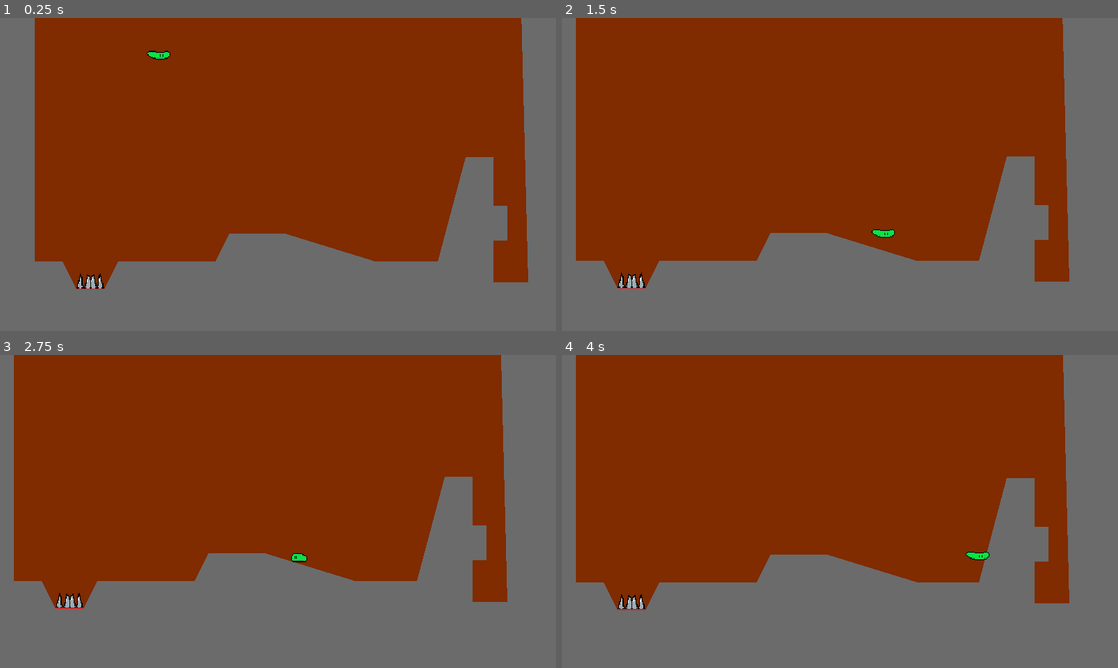
Above: before the commit, frames 1-4 (two rows, left to right).
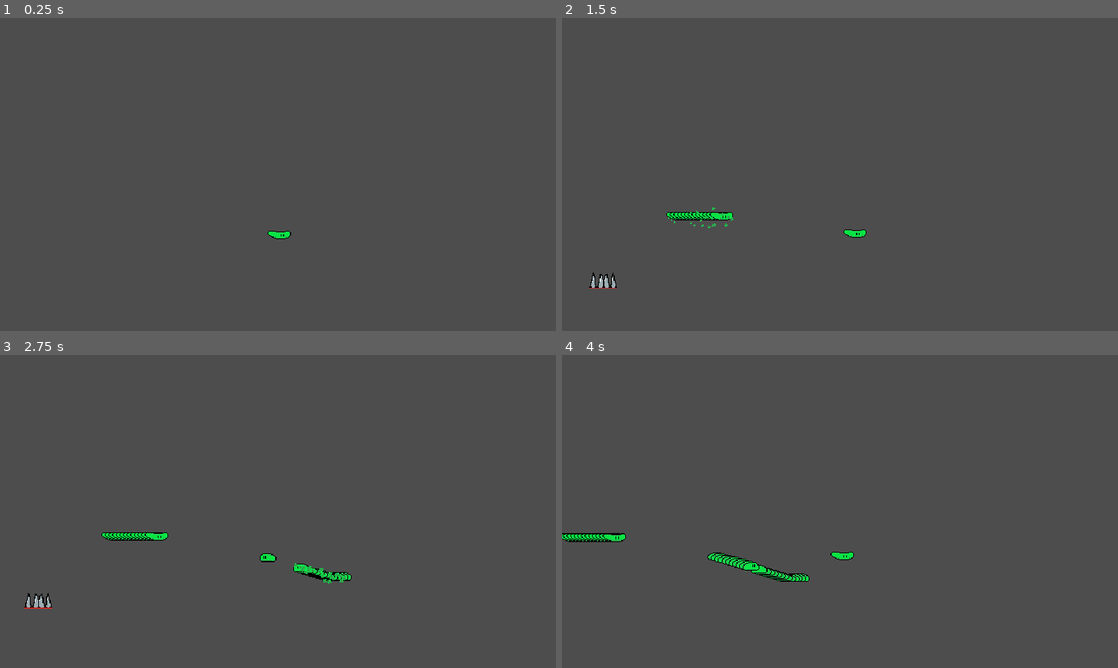
Above: after the commit, the same moments.

Repository: bruhmoment0987654321/TSSANDTLB_Godot
Game: Godot game, scene res://World/world.tscn
Same seed, same stepped clock (60 frames per second), same inputs: the game is played once before the commit and once after it.
Inputs:
- Up to frame 1 (0.25 s): no input
- Up to frame 2 (1.5 s): hold Shift (run) 0.53-1.28 s; hold D (right) from 0.53 s (still down); tap K (dash) at 0.6 s; tap Space (jump) at 0.77, 1.07 s; tap Shift (run) at 1.35 s
- Up to frame 3 (2.75 s): tap Space (jump) at 1.52, 1.55, 1.82, 2.1 s; release D (right) at 2.03 s; hold A (left) from 2.03 s (still down); tap K (dash) at 2.3 s
- Up to frame 4 (4 s): release A (left) at 2.78 s; hold D (right) from 2.78 s (still down); tap K (dash) at 2.85 s; tap Space (jump) at 3.02, 3.32, 3.77, 3.8 s; tap Shift (run) at 3.05 s; hold Shift (run) from 3.53 s (still down)

The runs differ from the first frame. In frame 1, 100% of the frame differs, in the area x 0-100%, y 0-100%; in frame 2, 100%; in frame 3, 100%; in frame 4, 100%.
Error after the commit: Invalid assignment of property or key 'limit_top' with value of type 'int' on a base object of type 'null instance'. (res://World/world.gd:14)

Commit message:
making the dash look better

Diff:
--- a/Player/PlayerMovementData.gd
+++ b/Player/PlayerMovementData.gd
@@ -8,4 +8,3 @@
 @export var gravity_acceleration = 1.1
 @export var air_resistance = 200
 @export var run_multiplier = 1.6
-@export var running = false
--- /dev/null
+++ b/Player/Scenes/ghost_trail.tscn
@@ -0,0 +1,8 @@
+[gd_scene load_steps=2 format=3 uid="uid://h2xp4gfs1i1l"]
+
+[ext_resource type="Script" path="res://Sprite.gd" id="1_jqck2"]
+
+[node name="Sprite" type="Sprite2D"]
+show_behind_parent = true
+position = Vector2(0, -16)
+script = ExtResource("1_jqck2")
--- /dev/null
+++ b/Player/Shaders/dash_flash.gdshader
@@ -0,0 +1,13 @@
+shader_type canvas_item;
+
+uniform vec4 flash_color: source_color = vec4(1.0);
+uniform float flash_modifier: hint_range(0.0, 1.0, 0.1) = 1;
+uniform vec2 global_coordinate = vec2(0,0);
+void vertex(){
+
+}
+void fragment() {
+	vec4 color = texture(TEXTURE,UV);
+	color.rgb = mix(color.rgb,flash_color.rgb,flash_modifier);
+	COLOR = color;
+}
--- a/Player/Slime_Player/Scenes/slime_player.tscn
+++ b/Player/Slime_Player/Scenes/slime_player.tscn
@@ -1,10 +1,12 @@
-[gd_scene load_steps=18 format=3 uid="uid://4umvkjl17kdk"]
+[gd_scene load_steps=21 format=3 uid="uid://4umvkjl17kdk"]
 
 [ext_resource type="Script" path="res://Player/Slime_Player/Scripts/slime_player.gd" id="1_7se2o"]
 [ext_resource type="Resource" uid="uid://2dgg01wvtvhj" path="res://Player/Slime_Player/DefaultSlimeMovementData.tres" id="2_jaxuj"]
 [ext_resource type="Texture2D" uid="uid://66i68cov4e38" path="res://Player/Slime_Player/Sprites/slime_jump.png" id="3_xi8ch"]
+[ext_resource type="PackedScene" uid="uid://h2xp4gfs1i1l" path="res://Player/Scenes/ghost_trail.tscn" id="3_ye5ww"]
 [ext_resource type="Texture2D" uid="uid://byg2ymobjeml" path="res://Player/Slime_Player/Sprites/Slime_idle.png" id="4_10kr3"]
 [ext_resource type="Texture2D" uid="uid://demmqdy2lag6w" path="res://Player/Slime_Player/Sprites/slime_walk.png" id="5_yu2k6"]
+[ext_resource type="Texture2D" uid="uid://4atm2pp3n0hr" path="res://Player/Slime_Player/Sprites/dash_particle.png" id="6_snjms"]
 
 [sub_resource type="RectangleShape2D" id="RectangleShape2D_tptkg"]
 size = Vector2(14, 9)
@@ -98,6 +100,10 @@
 [sub_resource type="RectangleShape2D" id="RectangleShape2D_oe3m3"]
 size = Vector2(12, 7)
 
+[sub_resource type="Curve" id="Curve_vvjwj"]
+_data = [Vector2(0, 1), 0.0, -0.0705893, 0, 0, Vector2(1, 0.0185312), -4.05371, 0.0, 0, 0]
+point_count = 2
+
 [node name="Slime_player" type="CharacterBody2D"]
 collision_layer = 2
 collision_mask = 5
@@ -110,7 +116,9 @@
 dash_distance = 50
 dash_color_running_out = Color(0.486275, 0.486275, 0.486275, 1)
 
-[node name="CollisionShape2D" type="CollisionShape2D" parent="."]
+[node name="Ghost Trail" parent="." instance=ExtResource("3_ye5ww")]
+
+[node name="Collider" type="CollisionShape2D" parent="."]
 position = Vector2(0, -4.5)
 shape = SubResource("RectangleShape2D_tptkg")
 
@@ -123,16 +131,19 @@
 wait_time = 0.1
 one_shot = true
 
+[node name="DashFlashTimer" type="Timer" parent="."]
+one_shot = true
+
 [node name="DashTimer" type="Timer" parent="."]
 one_shot = true
 
-[node name="Camera2D" type="Camera2D" parent="."]
+[node name="LookTimer" type="Timer" parent="."]
+one_shot = true
+
+[node name="Camera" type="Camera2D" parent="."]
 position = Vector2(-2, -62)
 position_smoothing_enabled = true
 position_smoothing_speed = 10.0
-
-[node name="LookTimer" type="Timer" parent="."]
-one_shot = true
 
 [node name="HazardDetector" type="Area2D" parent="."]
 collision_layer = 0
@@ -143,4 +154,21 @@
 shape = SubResource("RectangleShape2D_oe3m3")
 debug_color = Color(0.980392, 0, 0.372549, 0.419608)
 
+[node name="DashParticles" type="CPUParticles2D" parent="."]
+position = Vector2(0, -4)
+emitting = false
+amount = 100
+texture = ExtResource("6_snjms")
+emission_shape = 1
+emission_sphere_radius = 8.11
+direction = Vector2(0, 0)
+spread = 180.0
+gravity = Vector2(0, 0)
+initial_velocity_min = 11.0
+initial_velocity_max = 11.0
+angular_velocity_min = 90.0
+angular_velocity_max = 180.0
+scale_amount_curve = SubResource("Curve_vvjwj")
+
+[connection signal="timeout" from="DashFlashTimer" to="." method="_on_dash_flash_timer_timeout"]
 [connection signal="area_entered" from="HazardDetector" to="." method="_on_hazard_detector_area_entered"]
--- a/Player/Slime_Player/Scripts/slime_player.gd
+++ b/Player/Slime_Player/Scripts/slime_player.gd
@@ -3,11 +3,13 @@
 @export var movement_data : PlayerMovementData
 
 #putting other nodes in variables
-@onready var animated_sprite_2d = $AnimatedSprite2D
+@onready var sprite = $AnimatedSprite2D
 @onready var coyote_jump_timer = $CoyoteJumpTimer
 @onready var dash_timer = $DashTimer
-@onready var camera = $Camera2D
+@onready var camera = $Camera
 @onready var look_timer = $LookTimer
+@onready var dash_particles = $DashParticles
+@onready var dash_flash_timer = $DashFlashTimer
 
 #getting position for spawn point
 @onready var spawn_position = global_position
@@ -27,6 +29,11 @@
 @export var dash_time = 0.2
 @export var max_dash_amount = 2
 @export var dash_color_running_out = Color.WHITE
+@export var dash_particle_amount = 200
+@export var dash_flash_color = Color.GREEN
+@export var dash_flash_amount = 3
+var ghost_trail = preload("res://Player/Scenes/ghost_trail.tscn")
+var dash_flash_time = dash_time/dash_flash_amount
 var dash_time_less = dash_time - 0.01 #used so the dash doesnt happen more than once during dash
 var dash_amount = max_dash_amount
 var dash_direction = Vector2() #get direciton we'll dash in
@@ -52,11 +59,13 @@
 	if player_state == STATE.DASH:
 		if dash_timer.time_left > 0.0:
 			is_dashing()
+			dash_flash()
 		else:
 			ending_dash()
 		move_and_slide()
 	if player_state == STATE.DEAD:
-		pass
+		global_position = spawn_position
+		player_state = STATE.NORMAL
 
 func handle_camera():
 	pass
@@ -82,13 +91,13 @@
 		dash_direction = get_dir_from_input()
 		dashsp = dash_distance/dash_time
 		dash_timer.start(dash_time)
+		dash_flash_timer.start(dash_flash_time)
 		player_state = STATE.DASH
 
 func handle_acceleration(input_axis,delta):
 	var _walk_multiplied = 1
-	if movement_data.running:
-		if Input.is_action_pressed("run"):
-			_walk_multiplied = movement_data.run_multiplier
+	if Input.is_action_pressed("run"):
+		_walk_multiplied = movement_data.run_multiplier
 	if input_axis: #if direction != 0
 		velocity.x = move_toward(velocity.x,movement_data.hspeed*input_axis*_walk_multiplied,movement_data.acceleration*delta)
 
@@ -100,48 +109,61 @@
 	if input_axis == 0 and not is_on_floor():
 		velocity.x = move_toward(velocity.x,0,movement_data.air_resistance*delta)
 
+func dash_flash():
+	if dash_flash_timer.time_left > 0.0:
+		pass
+
 func is_dashing():
 	velocity = dash_direction*dashsp
+	dash_particles.emitting = true
 	if is_on_floor() and Input.is_action_just_pressed("jump"):
 		velocity.y = movement_data.jump_velocity
 		ending_dash()
 	if dash_timer.time_left > 0.0 and dash_amount > 0 and Input.is_action_just_pressed("dash") and dash_timer.time_left < dash_time_less:
 		dash_amount -= 1
+		dash_particles.emitting = false
 		dash_timer.start(dash_time)
+	var dash_node = ghost_trail.instantiate()
+	dash_node.texture = sprite.sprite_frames.get_frame_texture(sprite.animation,sprite.frame)
+	dash_node.global_position = global_position+Vector2(0,-16)
+	dash_node.flip_h = sprite.flip_h
+	get_parent().add_child(dash_node)
 
 func ending_dash():
 	dash_amount -= 1
+	dash_particles.emitting = false
 	player_state = STATE.NORMAL
 
 func update_animation(input_axis):
 	if dash_amount <= 0:
-		animated_sprite_2d.modulate = dash_color_running_out
+		sprite.modulate = dash_color_running_out
 	else:
-		animated_sprite_2d.modulate = Color.WHITE
+		sprite.modulate = Color.WHITE
 	if input_axis :
-		animated_sprite_2d.flip_h = (input_axis < 0)
-		animated_sprite_2d.play("walk")
+		sprite.flip_h = (input_axis < 0)
+		sprite.play("walk")
 	else:
-		animated_sprite_2d.play("idle")
+		sprite.play("idle")
 	if not is_on_floor():
 		if velocity.y < 0:
-			animated_sprite_2d.play("jump")
+			sprite.play("jump")
 		else:
-			animated_sprite_2d.play("fall")
+			sprite.play("fall")
 
 func get_dir_from_input():
 	var move_dir = Vector2()
 	move_dir.x = Input.get_action_strength("right") - Input.get_action_strength("left")
 	move_dir.y = Input.get_action_strength("down") - Input.get_action_strength("up")
-
 	move_dir = move_dir.limit_length(1)
 	if move_dir == Vector2(0,0):
-		if animated_sprite_2d.flip_h:
+		if sprite.flip_h:
 			move_dir.x = -1
 		else:
 			move_dir.x = 1
 	return move_dir
 
+func _on_hazard_detector_area_entered(area):
+	player_state = STATE.DEAD
 
-func _on_hazard_detector_area_entered(area):
-	global_position = spawn_position
+func _on_dash_flash_timer_timeout():
+	pass
